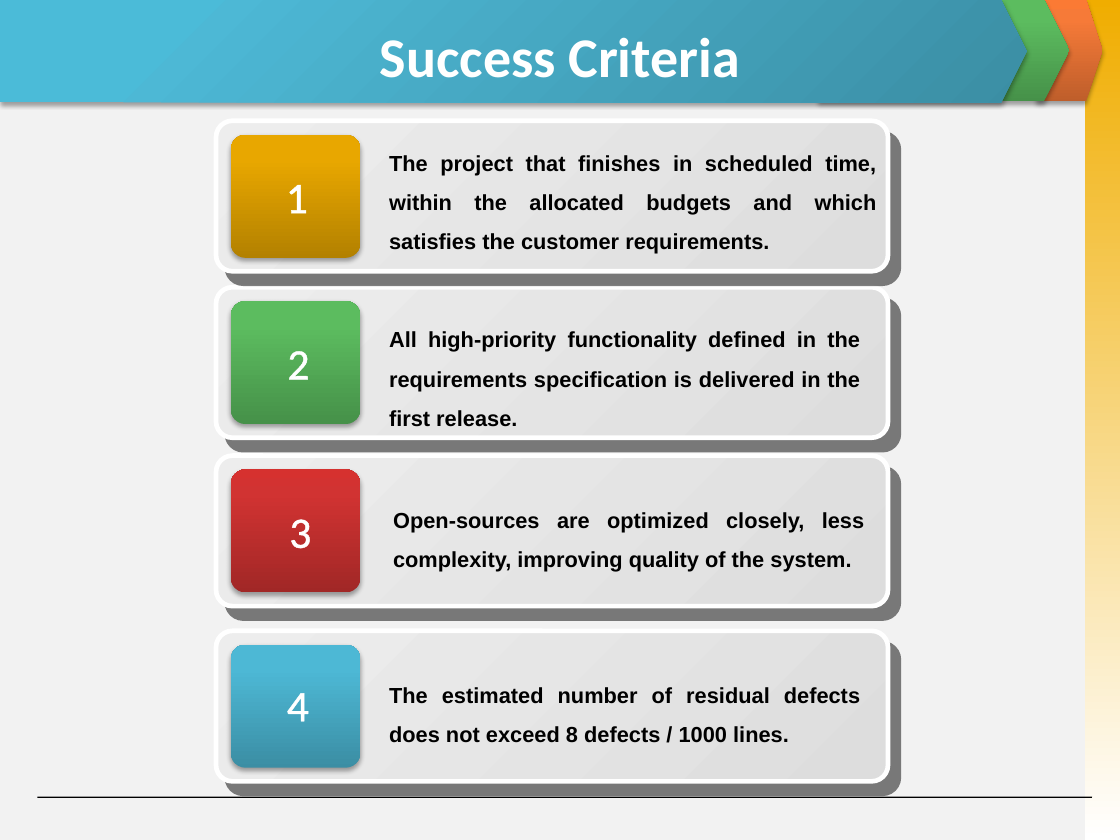
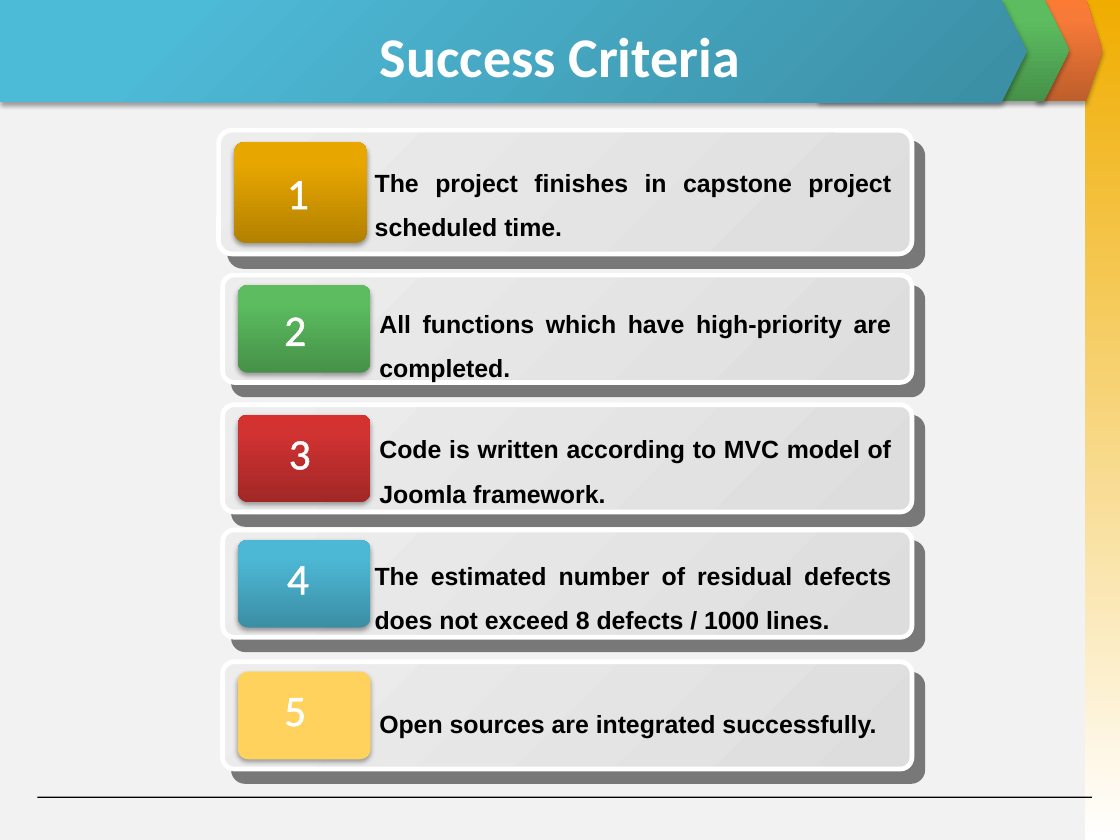
Before and after one commit to skyview059/e-learning-website, a slide deck: slide 16 of Document/Final report/Slide Present E-Learning.pptx (slide 15 before the commit). Drawn at 1120x840 pixels with LibreOffice and Linux fonts; fonts in the diff are those of the drawing. Boxes give left, top, right and bottom in pixels: in the first picture for what was removed or moved away, otherwise in the second. Text is boxed around its words. In the diff, an @@ line names an element or a change of style, - is before the commit and + after.

```diff
--- a/Document/Final report/Slide Present E-Learning.pptx
+++ b/Document/Final report/Slide Present E-Learning.pptx
@@ rounded rectangle: place and size @@
-rounded rectangle at [216, 121, 888, 271]
+rounded rectangle at [218, 130, 912, 254]
@@ rounded rectangle: place and size @@
-rounded rectangle at [231, 134, 361, 258]
+rounded rectangle at [234, 142, 367, 243]
@@ text "1": place and size @@
-text "1" at [286, 185, 308, 214]
+text "1" at [287, 181, 309, 210]
@@ text at [375, 174, 891, 237]: text changed; size 14 to 16 pt @@
-The project that finishes in scheduled time, within the allocated budgets and which satisfies the customer requirements.
+The project finishes in capstone project scheduled time.
@@ rounded rectangle: place and size @@
-rounded rectangle at [216, 287, 888, 437]
+rounded rectangle at [223, 276, 913, 383]
@@ rounded rectangle: place and size @@
-rounded rectangle at [231, 301, 361, 424]
+rounded rectangle at [237, 284, 371, 372]
@@ text "2": place and size @@
-text "2" at [287, 351, 309, 380]
+text "2" at [284, 317, 306, 346]
@@ text at [379, 315, 891, 382]: text changed; size 14 to 16 pt @@
-All high-priority functionality defined in the requirements specification is delivered in the first release.
+All functions which have high-priority are completed.
@@ rounded rectangle: place and size @@
-rounded rectangle at [216, 456, 888, 606]
+rounded rectangle at [223, 404, 913, 512]
@@ rounded rectangle: place and size @@
-rounded rectangle at [231, 469, 361, 592]
+rounded rectangle at [237, 414, 371, 502]
@@ text "3": place and size @@
-text "3" at [289, 519, 311, 549]
+text "3" at [289, 441, 311, 470]
@@ text at [379, 440, 891, 504]: text changed; size 14 to 16 pt @@
-Open-sources are optimized closely, less complexity, improving quality of the system.
+Code is written according to MVC model of Joomla framework.
@@ rounded rectangle: place and size @@
-rounded rectangle at [216, 631, 888, 781]
+rounded rectangle at [223, 530, 913, 637]
@@ rounded rectangle: place and size @@
-rounded rectangle at [231, 645, 361, 768]
+rounded rectangle at [237, 540, 371, 627]
@@ text "4": place and size @@
-text "4" at [287, 693, 309, 722]
+text "4" at [287, 566, 309, 595]
@@ text "The estimated number of residual ...": place and size @@
-text "The estimated number of residual ..." at [389, 687, 860, 743]
+text "The estimated number of residual ..." at [375, 567, 891, 630]
@@ text "The estimated number of residual ..." at [375, 567, 891, 630]: size 14 to 16 pt @@
@@ rounded rectangle added at [223, 662, 913, 769], fill gradient #EEEEEE to #DDDDDD, outline #FFFFFF 3 pt @@
@@ rounded rectangle added at [237, 672, 371, 759], fill #FFD25D @@
@@ text added at [284, 698, 306, 727], 28 pt, text #FFFFFF @@
+5
@@ text added at [379, 715, 876, 739], 16 pt, text #000000, bold @@
+Open sources are integrated successfully.
```
Also in this commit, not shown: 10 other slides changed, 4 slides added, 4 slides removed, 2 other files.
